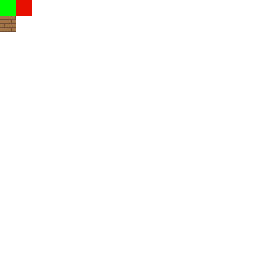
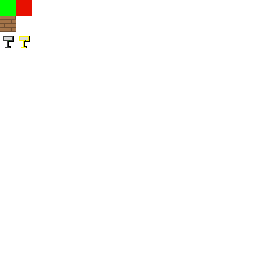
Layer changes from the first 256px x 256px image to the second:
added layer "Monitor" above "Paint Layer 1" over [3, 36, 30, 48]
